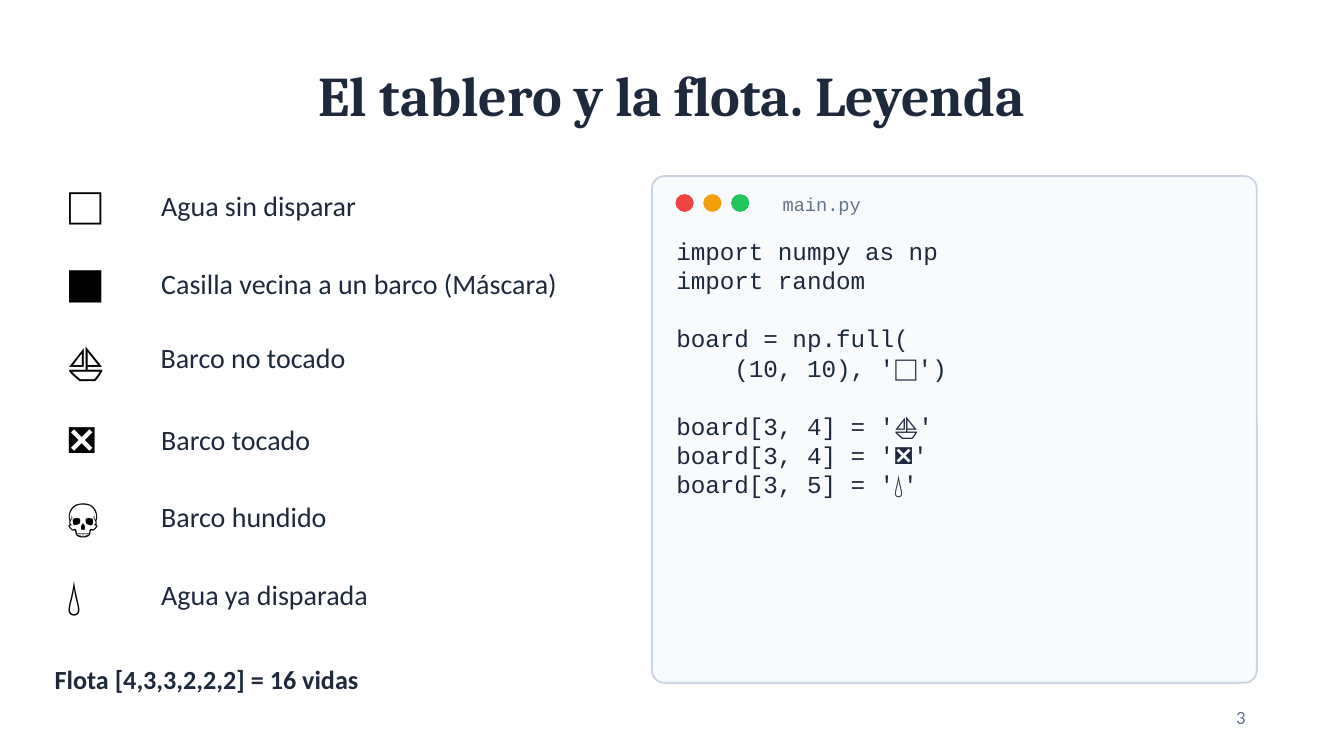
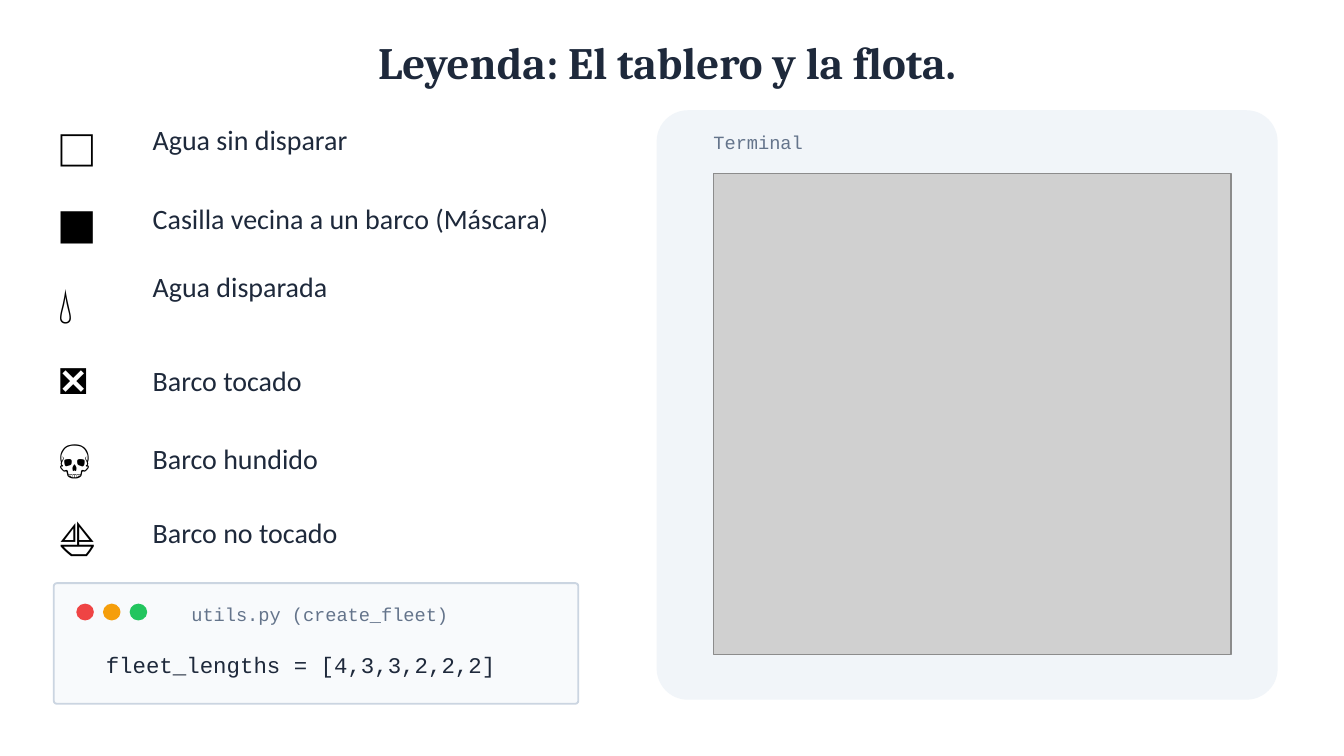
Before and after one commit to jorgeshzhndz/Hundir_La_Flota, a slide deck: slide 3 of HLF_presentacion.pptx. Drawn at 1344x756 pixels with LibreOffice and Linux fonts; fonts in the diff are those of the drawing; grey boxes stand for pictures. Boxes give left, top, right and bottom in pixels: in the first picture for what was removed or moved away, otherwise in the second. Text is boxed around its words. In the diff, an @@ line names an element or a change of style, - is before the commit and + after.

```diff
--- a/HLF_presentacion.pptx
+++ b/HLF_presentacion.pptx
@@ title at (x1=378, y1=47, x2=956, y2=89): text changed; size 30 to 24 pt @@
-El tablero y la flota. Leyenda
+Leyenda: El tablero y la flota.
@@ text "⬜" rewrapped from (x1=67, y1=175, x2=148, y2=235) to (x1=59, y1=113, x2=140, y2=179) @@
@@ text "Agua sin disparar" moved from (x1=161, y1=196, x2=355, y2=221) to (x1=153, y1=130, x2=347, y2=155) @@
@@ rounded rectangle added at (x1=657, y1=112, x2=1277, y2=699), fill #F1F5F9, outline #F1F5F9 1 pt @@
@@ text added at (x1=713, y1=136, x2=802, y2=149), 10 pt, text #64748B @@
+Terminal
@@ picture added at (x1=714, y1=173, x2=1231, y2=655) @@
@@ text "⬛" rewrapped from (x1=67, y1=253, x2=148, y2=313) to (x1=59, y1=191, x2=140, y2=257) @@
@@ text "Casilla vecina a un barco ..." moved from (x1=161, y1=273, x2=557, y2=298) to (x1=153, y1=208, x2=548, y2=233) @@
@@ text removed at (x1=676, y1=242, x2=938, y2=498) @@
-import numpy as np
-import random
-board = np.full(
-(10, 10), '⬜')
-board[3, 4] = '⛵'
-board[3, 4] = '❎'
-board[3, 5] = '💧'
@@ text "💧" rewrapped from (x1=67, y1=564, x2=148, y2=625) to (x1=59, y1=270, x2=140, y2=336) @@
@@ text at (x1=153, y1=277, x2=327, y2=302): text changed @@
-Agua ya disparada
+Agua disparada
@@ text "❎" rewrapped from (x1=67, y1=409, x2=148, y2=469) to (x1=59, y1=347, x2=140, y2=413) @@
@@ text "Barco tocado" moved from (x1=161, y1=430, x2=310, y2=450) to (x1=153, y1=371, x2=301, y2=391) @@
@@ text "💀" rewrapped from (x1=67, y1=487, x2=148, y2=547) to (x1=59, y1=425, x2=140, y2=491) @@
@@ text "Barco hundido" moved from (x1=161, y1=507, x2=327, y2=527) to (x1=153, y1=449, x2=318, y2=469) @@
@@ text "⛵" rewrapped from (x1=67, y1=331, x2=148, y2=391) to (x1=59, y1=503, x2=140, y2=569) @@
@@ text "Barco no tocado" moved from (x1=161, y1=348, x2=345, y2=368) to (x1=153, y1=523, x2=337, y2=543) @@
@@ rounded rectangle resized from (x1=652, y1=176, x2=1257, y2=683) to (x1=54, y1=583, x2=578, y2=704) @@
@@ 3 ellipses moved together from (x1=676, y1=195, x2=749, y2=211) to (x1=78, y1=605, x2=146, y2=620) @@
@@ text at (x1=191, y1=608, x2=448, y2=625): text changed @@
-main.py
+utils.py (create_fleet)
@@ text "fleet_lengths = [4,3,3,2,2,2]" at (x1=106, y1=657, x2=496, y2=678): vertical alignment middle to top @@
@@ text at (x1=106, y1=657, x2=496, y2=678): text changed; size 14 to 12 pt; font Calibri to Courier New; bold off @@
-Flota [4,3,3,2,2,2] = 16 vidas
+fleet_lengths = [4,3,3,2,2,2]
@@ page number removed at (x1=1236, y1=712, x2=1245, y2=724) @@
-3
```
Also in this commit, not shown: 5 other slides changed, 19 slides added, 5 slides removed, 6 other files.
